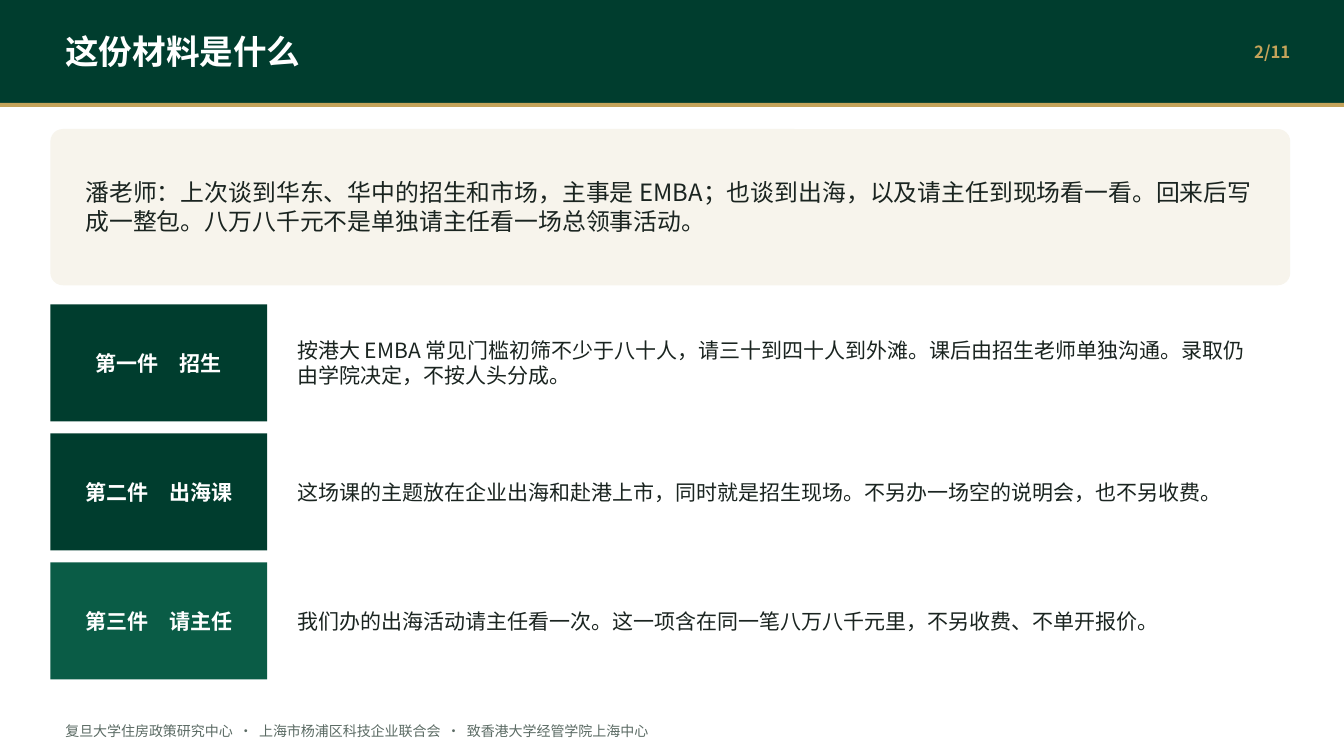
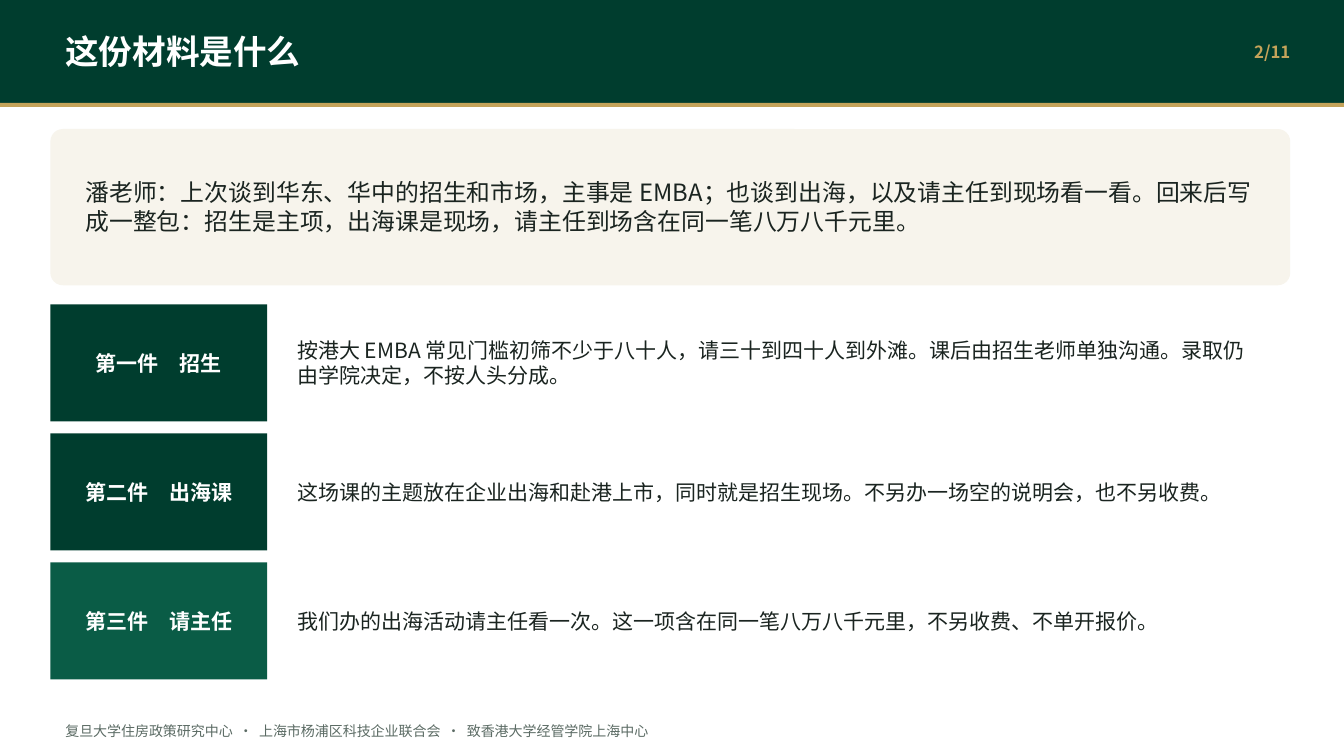
Before and after one commit to hujigang2010-maker/AIDEN, a slide deck: slide 2 of output/港大经管上海中心_联合合作汇报.pptx. Drawn at 1344x756 pixels with LibreOffice and Linux fonts; fonts in the diff are those of the drawing. Boxes give left, top, right and bottom in pixels: in the first picture for what was removed or moved away, otherwise in the second. Text is boxed around its words. In the diff, an @@ line names an element or a change of style, - is before the commit and + after.

```diff
--- a/output/港大经管上海中心_联合合作汇报.pptx
+++ b/output/港大经管上海中心_联合合作汇报.pptx
@@ text at bbox=[85, 181, 1252, 233]: text changed @@
-潘老师：上次谈到华东、华中的招生和市场，主事是 EMBA；也谈到出海，以及请主任到现场看一看。回来后写成一整包。八万八千元不是单独请主任看一场总领事活动。
+潘老师：上次谈到华东、华中的招生和市场，主事是 EMBA；也谈到出海，以及请主任到现场看一看。回来后写成一整包：招生是主项，出海课是现场，请主任到场含在同一笔八万八千元里。
```
Also in this commit, not shown: 8 other slides changed, 1 other file.
